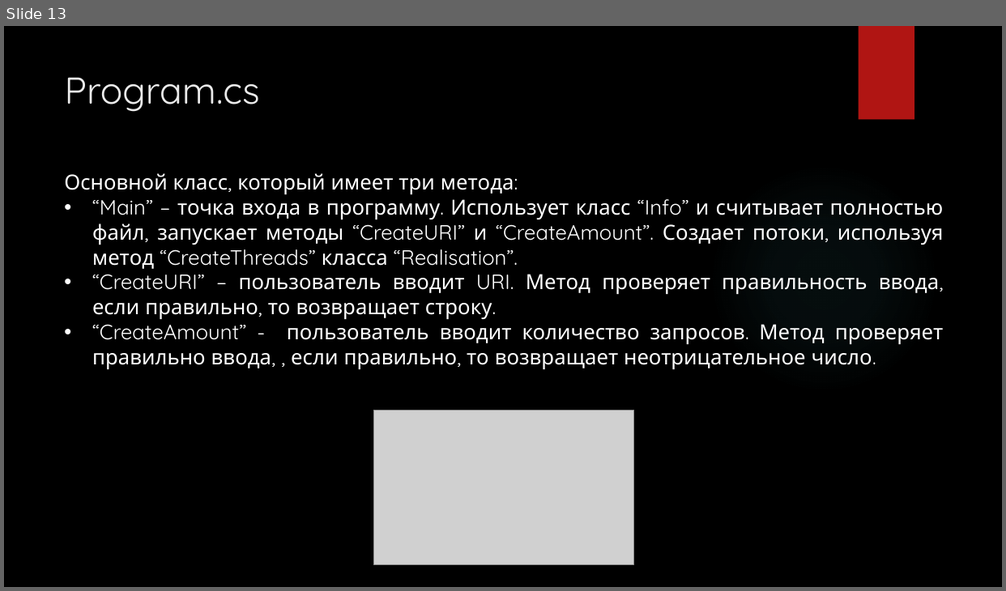
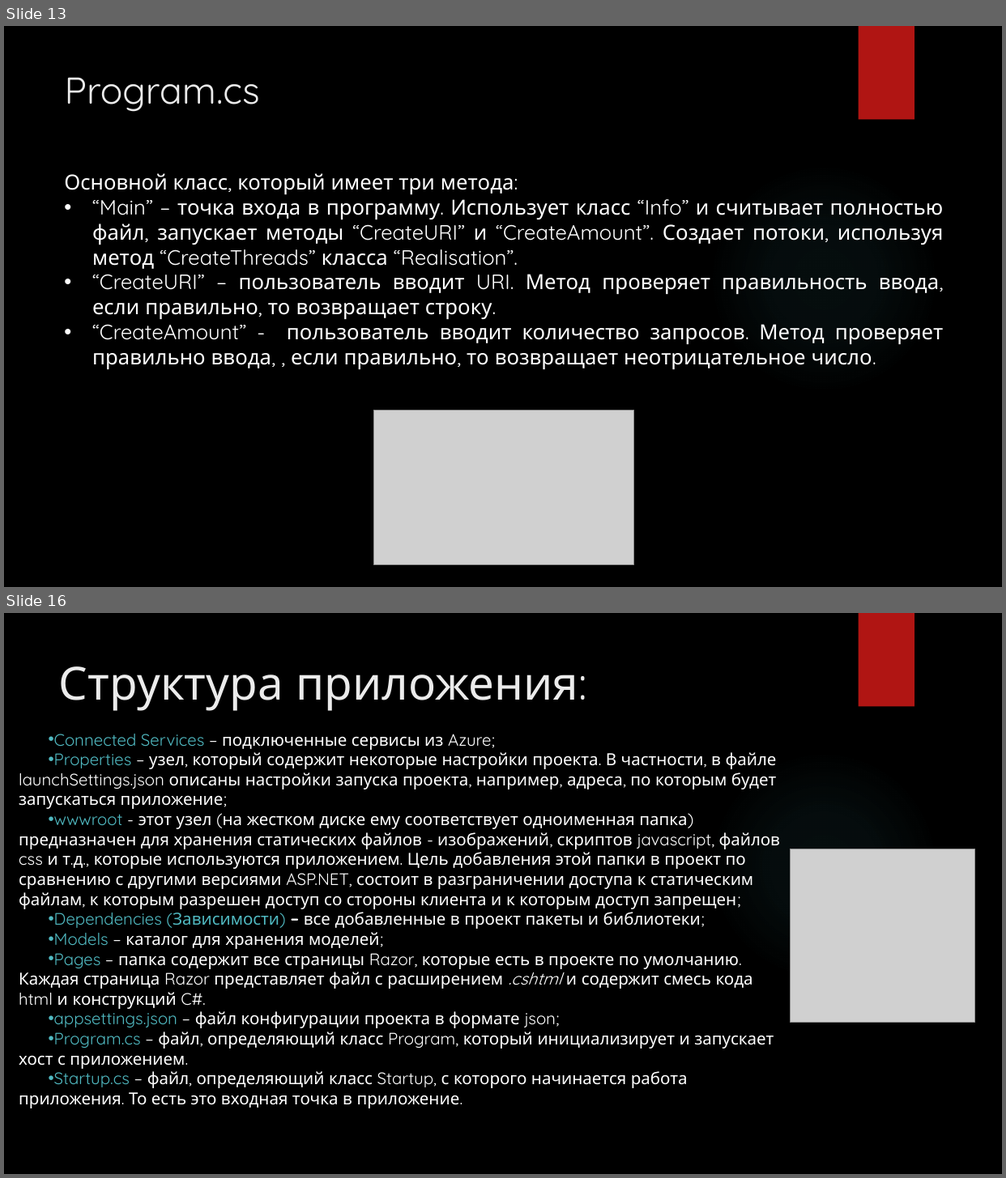
Before and after one commit to T0person/Practic, a slide deck: Практика.pptx. Shown one above the other, each under a label of ours: slide 13 before the commit, slides 13 and 16 after it; the slides between them are not shown. The pictures are 1006x591 and 1006x1178 pixels, drawn with LibreOffice and Linux fonts; fonts in the diff are those of the drawing; grey boxes stand for pictures; background and template pictures are left out. Boxes give left, top, right and bottom in pixels: in the first picture for what was removed or moved away, otherwise in the second. Text is boxed around its words. In the diff, an @@ line names an element or a change of style, - is before the commit and + after.

```diff
--- a/Практика.pptx
+++ b/Практика.pptx
@@ slide 16 added at [4, 613, 1002, 1174], background picture (left out); not listed: 2 template elements that a slide beside it also shows @@
@@ title added at [58, 666, 578, 711], 44 pt, text #EBEBEB @@
+Структура приложения:
@@ text added at [19, 734, 781, 1109], 16 pt, text #FFFFFF @@
+• Connected Services – подключенные сервисы из Azure;
+• Properties – узел, который содержит некоторые настройки проекта. В частности, в файле launchSettings.json описаны настройки запуска проекта, например, адреса, по которым будет запускаться приложение;
+• wwwroot - этот узел (на жестком диске ему соответствует одноименная папка) предназначен для хранения статических файлов - изображений, скриптов javascript, файлов css и т.д., которые используются приложением. Цель добавления этой папки в проект по сравнению с другими версиями ASP.NET, состоит в разграничении доступа к статическим файлам, к которым разрешен доступ со стороны клиента и к которым доступ запрещен;
+• Dependencies (Зависимости) – все добавленные в проект пакеты и библиотеки;
+• Models – каталог для хранения моделей;
+• Pages – папка содержит все страницы Razor, которые есть в проекте по умолчанию. Каждая страница Razor представляет файл с расширением .cshtml и содержит смесь кода html и конструкций C#.
+• appsettings.json – файл конфигурации проекта в формате json;
+• Program.cs – файл, определяющий класс Program, который инициализирует и запускает хост с приложением.
+• Startup.cs – файл, определяющий класс Startup, с которого начинается работа приложения. То есть это входная точка в приложение.
@@ picture added at [790, 849, 975, 1022] @@
```
Also in this commit, not shown: 1 slide changed, 11 other slides added, 1 slide removed.
